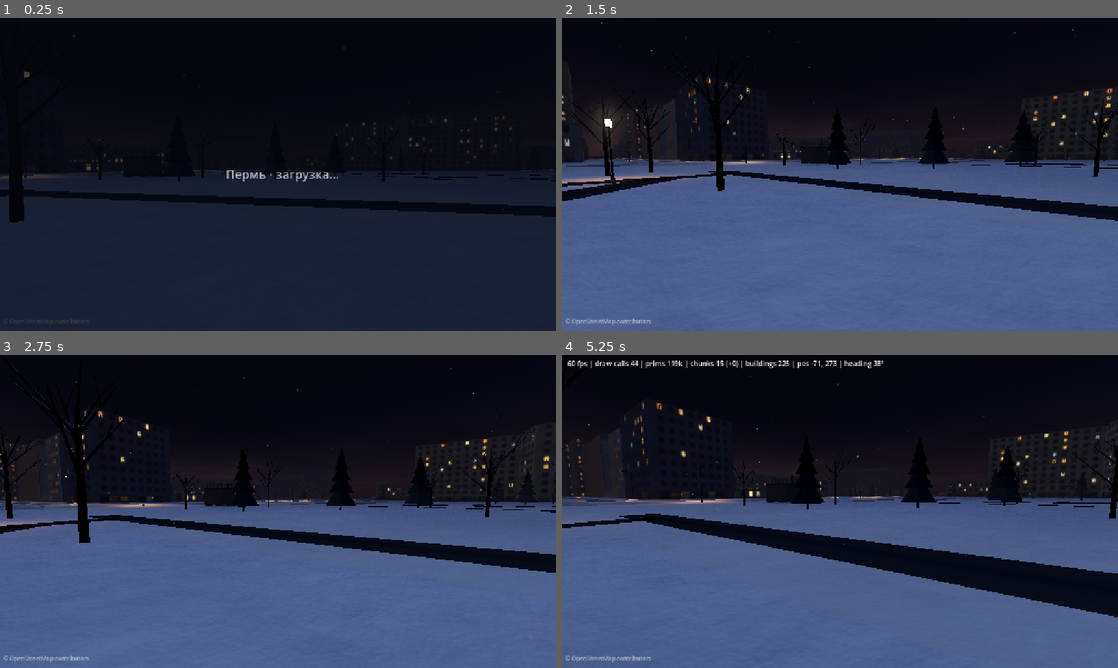
Above: before the commit, frames 1-4 (two rows, left to right).
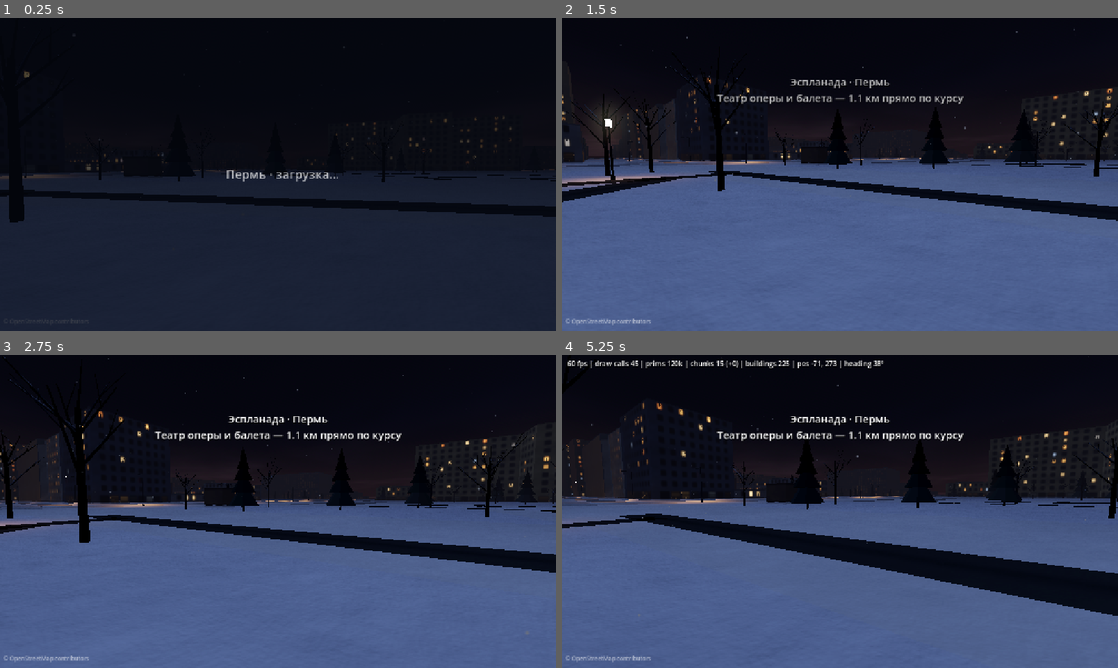
Above: after the commit, the same moments.

Repository: AmirovAndrew/DocuScan
Game: Godot game, scene res://scenes/main.tscn
The game is run twice, just before and just after one commit, with the same random seed, the same clock (stepped at 60 frames per second) and the same inputs.
Inputs (mouse positions are in pixels of both pictures, inside the frame that each line leads up to):
- Up to frame 1 (0.25 s): no input
- Up to frame 2 (1.5 s): move the mouse to (962, 158) at 0.52 s; hold D (move_right) 0.53-1.28 s; hold Shift (sprint) 0.53-1.28 s; click (962, 158) at 0.67 s; move the mouse to (812, 174) at 1.27 s; hold W (move_forward) from 1.28 s (still down); tap Z at 1.35 s
- Up to frame 3 (2.75 s): keep holding W (move_forward); move the mouse to (289, 505) at 2.02 s; tap Q at 2.1 s
- Up to frame 4 (5.25 s): keep holding W (move_forward); move the mouse to (834, 517) at 2.77 s; tap Shift (sprint) at 2.85 s; click (834, 517) at 2.92 s; move the mouse to (878, 514) at 3.52 s; tap Z at 3.6 s; tap F3 (toggle_debug) at 4.15 s; move the mouse to (795, 508) at 4.27 s; tap Q at 4.35 s; move the mouse to (845, 511) at 5.02 s; hold Shift (sprint) from 5.03 s (still down); click (845, 511) at 5.17 s

The runs differ from the first frame. In frame 2, 1.2% of the frame differs, in the area x 0-100%, y 1-65%; in frame 3, 1.3%, in the area x 0-100%, y 0-90%; in frame 4, 1.3%.

Commit message:
Perm Winter Walk M5: Android export, mobile tuning, README
- export_presets.cfg: Android debug APK (arm64-v8a, map data included) and a
  Linux preset; the exported Linux build passes the full autotest
- Mobile: 0.8x 3D resolution on phones, physics interpolation, far plane
  matched to the fog, one chunk instantiated per frame, chunk timing stats
- Start caption: on the Esplanade, Opera Theatre 1.1 km straight ahead
- preprocess_osm.py: --print-query and --overpass-json for networks where
  only a browser can reach Overpass; cleaner query with a global bbox
- README: desktop and Android build steps, what to download when Overpass is
  blocked, how the bundled data was made, chunk streaming, performance notes,
  tests, and what was and was not verified

Co-Authored-By: Claude Opus 5.5 <noreply@anthropic.com>
Claude-Session: https://claude.ai/code/session_01R3UPuFs8PTsamtqd6oaoXv

Diff:
--- a/perm-winter-walk/game/project.godot
+++ b/perm-winter-walk/game/project.godot
@@ -38,6 +38,7 @@
 3d/physics_engine="Jolt Physics"
 common/physics_ticks_per_second=60
 common/max_physics_steps_per_frame=4
+common/physics_interpolation=true
 
 [rendering]
 
@@ -49,3 +50,4 @@
 lights_and_shadows/directional_shadow/size=1024
 lights_and_shadows/positional_shadow/atlas_size=1024
 shading/overrides/force_vertex_shading=false
+scaling_3d/scale.mobile=0.8
--- a/perm-winter-walk/game/scripts/city/chunk_streamer.gd
+++ b/perm-winter-walk/game/scripts/city/chunk_streamer.gd
@@ -25,7 +25,7 @@
 
 @export var load_radius := 400.0
 @export var unload_radius := 520.0
-@export var max_instantiations_per_frame := 2
+@export var max_instantiations_per_frame := 1  # each costs ~1-4 ms on desktop, more on a phone
 
 var target: Node3D
 var data_dir := ""
@@ -42,6 +42,7 @@
 var _check_timer := 0.0
 var _initial_keys := {}
 var _mats := {}
+var timing := {"build_ms_max": 0.0, "build_ms_sum": 0.0, "inst_ms_max": 0.0, "inst_ms_sum": 0.0, "count": 0}
 
 
 func load_manifest(dir: String) -> bool:
@@ -150,7 +151,9 @@
 
 
 func _work(key: String, path: String) -> void:
+	var t0 := Time.get_ticks_usec()
 	var d := Loader.load_and_build(path)
+	d["build_ms"] = (Time.get_ticks_usec() - t0) / 1000.0
 	_mutex.lock()
 	_results[key] = d
 	_mutex.unlock()
@@ -174,7 +177,14 @@
 		if d.has("error"):
 			push_error("chunk %s: %s" % [key, d["error"]])
 		elif still_wanted or not initial_done:
+			var t0 := Time.get_ticks_usec()
 			_instantiate(key, d)
+			var inst_ms := (Time.get_ticks_usec() - t0) / 1000.0
+			timing["inst_ms_max"] = maxf(timing["inst_ms_max"], inst_ms)
+			timing["inst_ms_sum"] += inst_ms
+			timing["build_ms_max"] = maxf(timing["build_ms_max"], float(d.get("build_ms", 0.0)))
+			timing["build_ms_sum"] += float(d.get("build_ms", 0.0))
+			timing["count"] += 1
 			budget -= 1
 		if _initial_keys.erase(key) and _initial_keys.is_empty():
 			_finish_initial()
--- a/perm-winter-walk/game/scripts/debug_runner.gd
+++ b/perm-winter-walk/game/scripts/debug_runner.gd
@@ -238,6 +238,7 @@
 	if target.x > b.end.x - 10.0:
 		target.x = player.global_position.x - 600.0
 	player.global_position = target
+	player.reset_physics_interpolation()
 	var t0 := Time.get_ticks_msec()
 	var key := "%d,%d" % [floori(target.x / streamer.chunk_size), floori(target.z / streamer.chunk_size)]
 	while Time.get_ticks_msec() - t0 < 8000:
@@ -249,6 +250,10 @@
 	var removed := before.filter(func(k): return not after.has(k)).size()
 	log_line("streaming: moved to %s; chunk %s loaded=%s after %d ms; +%d / -%d chunks, %d resident" % [
 		_v(target), key, streamer.chunks.has(key), Time.get_ticks_msec() - t0, added, removed, after.size()])
+	var tm: Dictionary = streamer.timing
+	var n := maxi(int(tm["count"]), 1)
+	log_line("chunk cost over %d chunks: worker build avg %.1f ms (max %.1f), main-thread instantiate avg %.1f ms (max %.1f)" % [
+		tm["count"], tm["build_ms_sum"] / n, tm["build_ms_max"], tm["inst_ms_sum"] / n, tm["inst_ms_max"]])
 
 
 ## Renders the current view with glow off and on and compares brightness around
--- a/perm-winter-walk/game/scripts/main.gd
+++ b/perm-winter-walk/game/scripts/main.gd
@@ -113,6 +113,36 @@
 		var tw := create_tween()
 		tw.tween_property(loading_overlay, "modulate:a", 0.0, 0.8)
 		tw.tween_callback(loading_overlay.hide)
+	_show_start_caption()
+
+
+## "You are on the Esplanade; the Opera is straight ahead" for a few seconds.
+func _show_start_caption() -> void:
+	if not has_city:
+		return
+	var lines: PackedStringArray = ["Эспланада · Пермь"]
+	for lm: Dictionary in streamer.manifest.get("landmarks", []):
+		var n := String(lm.get("name", ""))
+		if "опер" in n.to_lower():
+			var d := Vector2(float(lm["x"]) - player.global_position.x, float(lm["z"]) - player.global_position.z).length()
+			lines.append("Театр оперы и балета — %.1f км прямо по курсу" % (d / 1000.0))
+	var cap := Label.new()
+	cap.name = "StartCaption"
+	cap.text = "\n".join(lines)
+	cap.horizontal_alignment = HORIZONTAL_ALIGNMENT_CENTER
+	cap.add_theme_font_size_override("font_size", 24)
+	cap.add_theme_color_override("font_shadow_color", Color(0, 0, 0, 0.8))
+	cap.add_theme_constant_override("shadow_offset_y", 2)
+	var vp := get_viewport().get_visible_rect().size
+	cap.size = Vector2(vp.x, 80)
+	cap.position = Vector2(0, vp.y * 0.18)
+	cap.modulate.a = 0.0
+	debug_label.get_parent().add_child(cap)
+	var tw := create_tween()
+	tw.tween_property(cap, "modulate:a", 1.0, 1.2).set_delay(0.6)
+	tw.tween_interval(4.5)
+	tw.tween_property(cap, "modulate:a", 0.0, 1.5)
+	tw.tween_callback(cap.queue_free)
 
 
 func make_snow_material() -> ShaderMaterial:
--- a/perm-winter-walk/game/scripts/player.gd
+++ b/perm-winter-walk/game/scripts/player.gd
@@ -55,7 +55,7 @@
 	camera.name = "Camera"
 	camera.fov = 72.0
 	camera.near = 0.05
-	camera.far = 520.0
+	camera.far = 460.0  # fog hides everything beyond ~400 m
 	camera.current = true
 	head.add_child(camera)
 
@@ -69,6 +69,7 @@
 	rotation = Vector3(0.0, yaw, 0.0)
 	_pitch = clampf(pitch, deg_to_rad(-80.0), deg_to_rad(80.0))
 	head.rotation.x = _pitch
+	reset_physics_interpolation()
 
 
 func add_look(yaw_delta: float, pitch_delta: float) -> void:
Not shown, added: perm-winter-walk/game/export_presets.cfg
